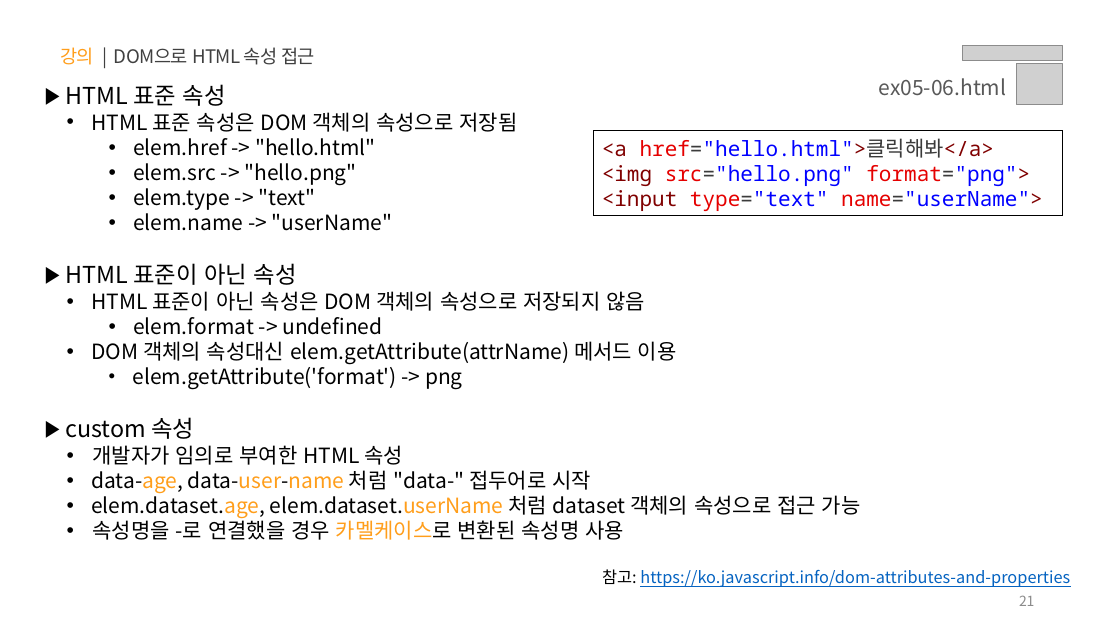
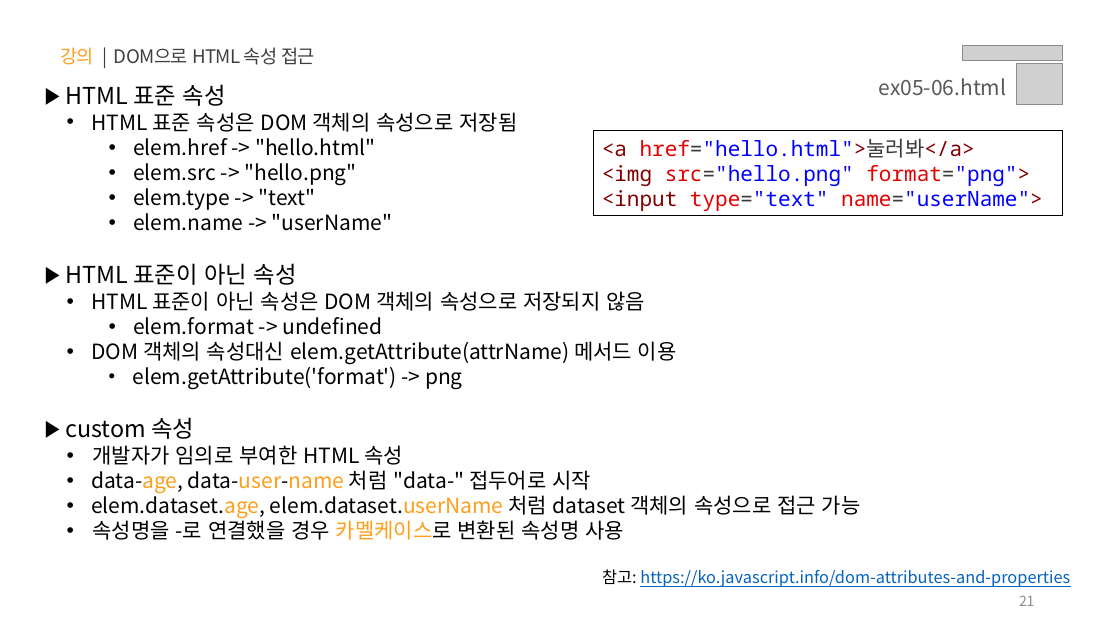
Before and after one commit to yebin-jeong/learn-js, a slide deck: slide 21 of PPT/05.자바스크립트 - 클라이언트 사이드(Event, DOM, Ajax, Web APIs).pptx. Drawn at 1120x630 pixels with LibreOffice and Linux fonts; fonts in the diff are those of the drawing; grey boxes stand for pictures. Boxes give left, top, right and bottom in pixels: in the first picture for what was removed or moved away, otherwise in the second. Text is boxed around its words. In the diff, an @@ line names an element or a change of style, - is before the commit and + after.

```diff
--- a/PPT/05.자바스크립트 - 클라이언트 사이드(Event, DOM, Ajax, Web APIs).pptx
+++ b/PPT/05.자바스크립트 - 클라이언트 사이드(Event, DOM, Ajax, Web APIs).pptx
@@ text in rectangle at <box>602,138,975,158</box>: text changed @@
-<a href="hello.html">클릭해봐</a>
+<a href="hello.html">눌러봐</a>
```
Also in this commit, not shown: 4 other slides changed, 2 other files.
